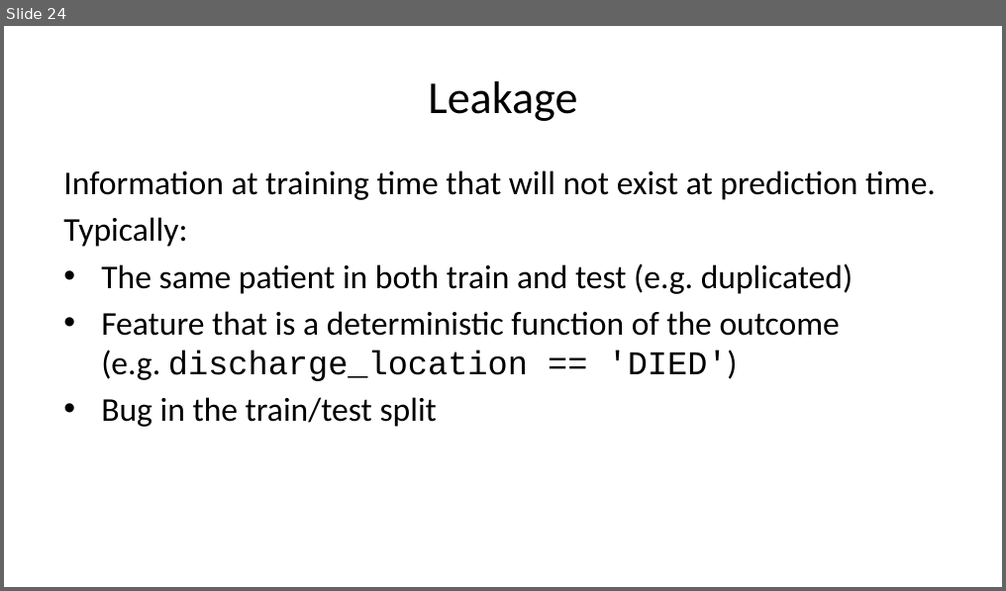
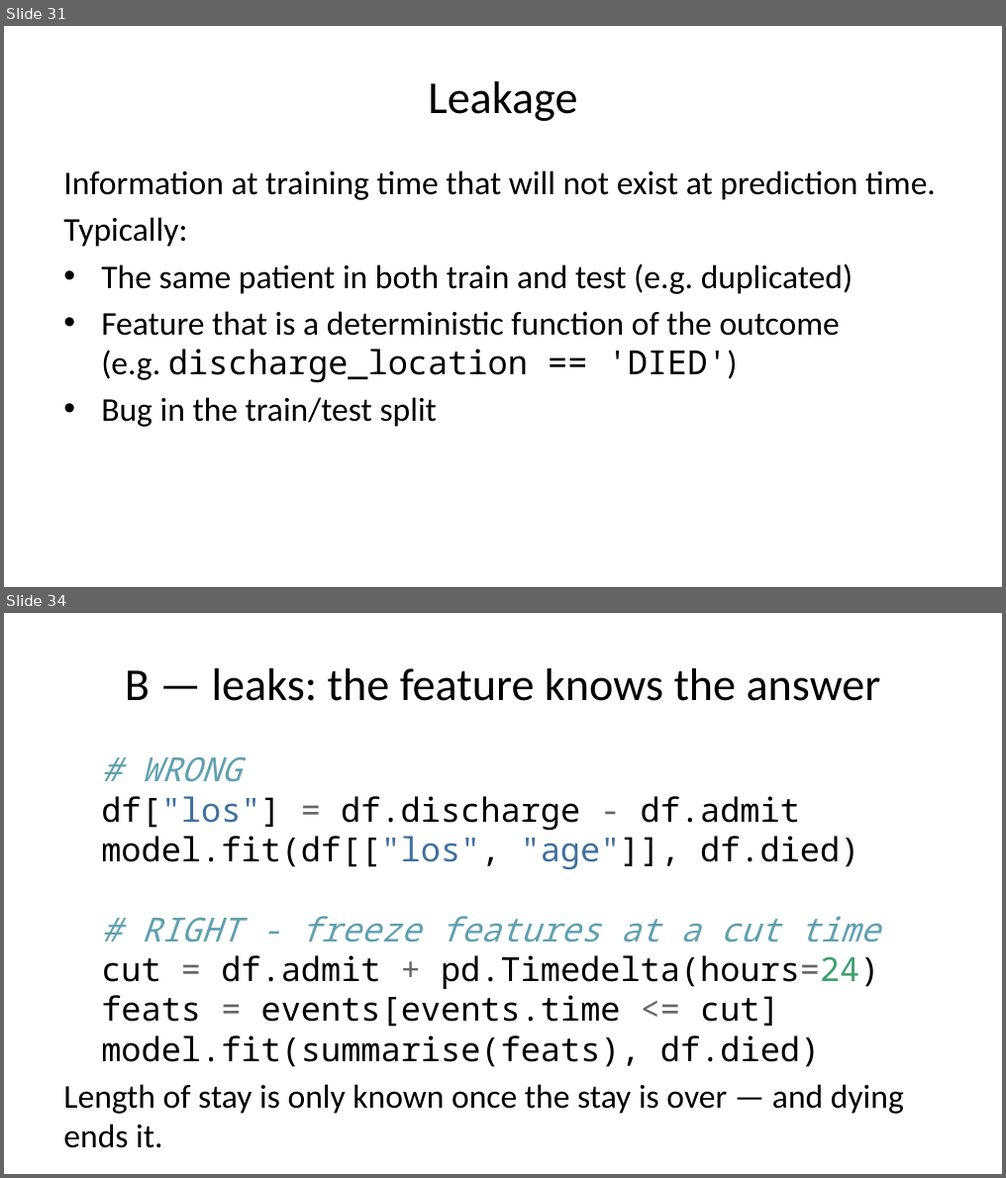
Before and after one commit to pauldubois98/AdcancedTopicsDataScience2026, a slide deck: Course01/slides.pptx. Shown one above the other, each under a label of ours: slide 24 before the commit, slides 31 and 34 after it; the slides between them are not shown. The pictures are 1006x591 and 1006x1178 pixels, drawn with LibreOffice and Linux fonts; fonts in the diff are those of the drawing. Boxes give left, top, right and bottom in pixels: in the first picture for what was removed or moved away, otherwise in the second. Text is boxed around its words. In the diff, an @@ line names an element or a change of style, - is before the commit and + after.

```diff
--- a/Course01/slides.pptx
+++ b/Course01/slides.pptx
@@ slide 34 added at (4,613,1002,1174), background #FFFFFF @@
@@ title added at (125,668,881,701), 33 pt, text #000000 @@
+B — leaks: the feature knows the answer
@@ text added at (63,757,904,1114), 24 pt, text #000000 @@
+# WRONG
+df["los"] = df.discharge - df.admit
+model.fit(df[["los", "age"]], df.died)
+# RIGHT - freeze features at a cut time
+cut = df.admit + pd.Timedelta(hours=24)
+feats = events[events.time <= cut]
+model.fit(summarise(feats), df.died)
+Length of stay is only known once the stay is over — and dying ends it.
@@ what was slide 24 is now slide 31 @@
@@ slide 31 changed as well @@
@@ text "Information at training time that ..." at (63,171,936,427): font Courier New to Noto Sans Mono in "discharge_location == 'DIED')" @@
```
Also in this commit, not shown: 17 other slides changed, 14 other slides added, 1 other file.
